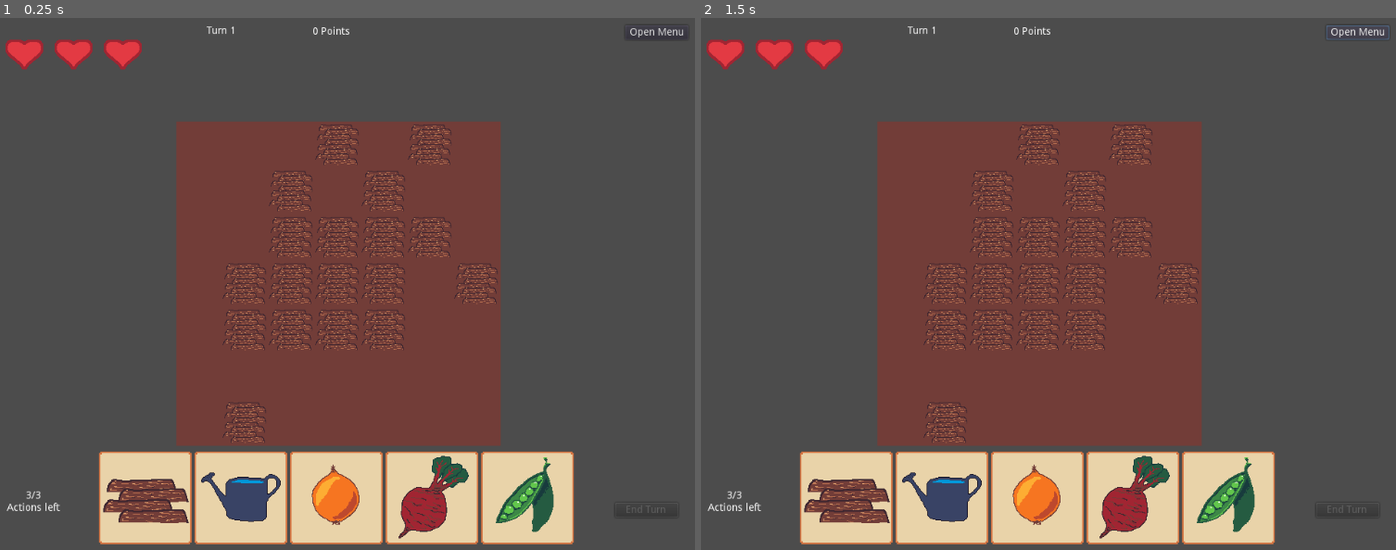
Above: before the commit, frames 1-2 (left to right).
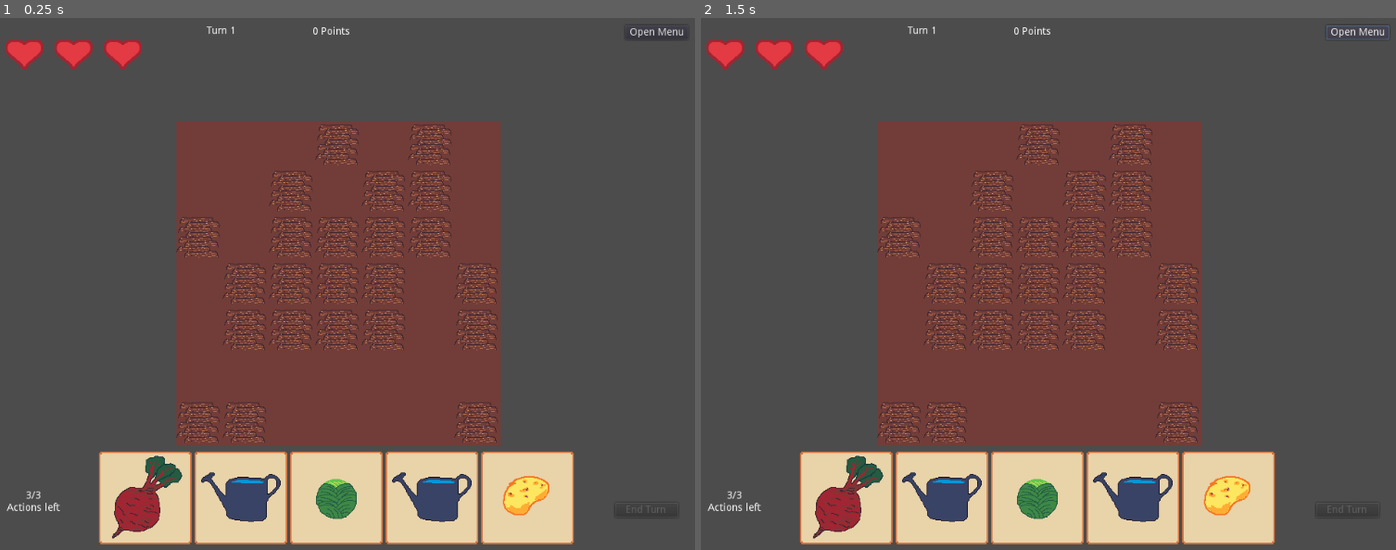
Above: after the commit, the same moments.

Repository: Rellikiox/Harvest-Season
Game: Godot game, scene res://Game.tscn
The game is run twice, just before and just after one commit, with the same random seed, the same clock (stepped at 60 frames per second) and the same inputs.
Inputs (mouse positions are in pixels of both pictures, inside the frame that each line leads up to):
- Up to frame 1 (0.25 s): no input
- Up to frame 2 (1.5 s): tap Enter at 0.5 s; move the mouse to (1201, 257) at 0.52 s; press the mouse at (1201, 257) at 0.53 s; release the mouse at (1201, 257) at 1.25 s; click "Open Menu" at 1.25 s

The runs differ from the first frame. In frame 1, 3.8% of the frame differs, in the area x 14-80%, y 28-98%; in frame 2, 3.8%.

Commit message:
Add Scythe
- Add Scythe: allows you to harvest crops, which gets you n_crops^2 points
- Hook points and turns to the UI

Diff:
--- a/Game.gd
+++ b/Game.gd
@@ -11,10 +11,12 @@
 # Engine Callbacks
 
 func _ready():
+	randomize()
 	$UI.connect('drag_position', self, '_on_card_drag')
 	$UI.connect('drop_position', self, '_on_card_drop')
 	$UI.connect('end_turn_button', $TurnManager, 'end_turn')
 	$Ground/Effects.connect('crop_death', $TurnManager, '_on_crop_death')
+	$Ground.connect('crops_harvested', $TurnManager, '_on_crop_harvested')
 
 	init_tilemaps()
 	$TurnManager.init(self, $UI)
@@ -23,7 +25,6 @@
 func _physics_process(delta):
 	if finished:
 		return
-	$UI.set_points(calculate_points())
 	highlight_crops()
 
 
@@ -86,7 +87,7 @@
 			$Ground.set_cell(x, y, GroundTiles.SOIL)
 
 	var extra_soil_placed = 0
-	while extra_soil_placed <= 8:
+	while extra_soil_placed <= 13:
 		var x = randi() % 7
 		var y = randi() % 7
 		if $Ground.get_cell(x, y) == GroundTiles.DIRT:
@@ -109,15 +110,6 @@
 
 # Gameplay Methods
 
-func calculate_points():
-	var potatoes = len($Ground.get_used_cells_by_id(GroundTiles.POTATO))
-	var onions = len($Ground.get_used_cells_by_id(GroundTiles.ONION))
-	var peas = len($Ground.get_used_cells_by_id(GroundTiles.PEAS))
-	var beets = len($Ground.get_used_cells_by_id(GroundTiles.BEET))
-	var cabbage = len($Ground.get_used_cells_by_id(GroundTiles.CABBAGE))
-	return potatoes + onions + peas + beets + cabbage
-
-
 func process_tiles():
 	var water_offsets = [
 		Vector2(1, 0), Vector2(0, 1), Vector2(-1, 0), Vector2(0, -1)
--- a/Global.gd
+++ b/Global.gd
@@ -2,7 +2,7 @@
 
 
 enum CardEnum {
-	NONE = -1, DIG_GROUND, PLACE_SPRINKLER, DELETE_TILE, WATERING_CAN,
+	NONE = -1, DIG_GROUND, PLACE_SPRINKLER, DELETE_TILE, WATERING_CAN, SCYTHE,
 	PLANT_POTATO, PLANT_ONION, PLANT_PEAS, PLANT_BEET, PLANT_CABBAGE
 }
 
--- a/Ground.gd
+++ b/Ground.gd
@@ -1,4 +1,6 @@
 extends TileMap
+
+signal crops_harvested
 
 
 var Crops = [
@@ -60,3 +62,15 @@
 			var crop_segment = get_adjacent_of_same_type(neighbour_cell)
 			for _cell in crop_segment:
 				$Effects.increase_water(_cell)
+
+
+func harvest_crops(cells):
+	if len(cells) == 0:
+		return
+
+	var type = get_cellv(cells[0])
+	for cell in cells:
+		set_cellv(cell, Global.GroundTileEnum.SOIL)
+		$Effects.set_cellv(cell, Global.EffectsEnum.EMPTY)
+
+	emit_signal('crops_harvested', type, len(cells))
--- a/cards/Cards.gd
+++ b/cards/Cards.gd
@@ -125,3 +125,17 @@
 
 	func place(cell:Vector2, ground:TileMap, effects:TileMap):
 		effects.increase_water(cell)
+
+
+
+
+class ScytheCanCard extends BaseCard:
+	var icon = preload('res://assets/scythe-icon.png')
+	var texture = preload('res://assets/scythe-card.png')
+
+	func can_be_placed(cell:Vector2, ground:TileMap):
+		return ground.cell_has_crop(cell)
+
+	func place(cell:Vector2, ground:TileMap, effects:TileMap):
+		var crops = ground.get_adjacent_of_same_type(cell)
+		ground.harvest_crops(crops)
--- a/cards/DeckManager.gd
+++ b/cards/DeckManager.gd
@@ -4,12 +4,17 @@
 var deck = [
 	Global.CardEnum.PLANT_BEET,
 	Global.CardEnum.PLANT_BEET,
+	Global.CardEnum.PLANT_BEET,
+	Global.CardEnum.PLANT_PEAS,
 	Global.CardEnum.PLANT_PEAS,
 	Global.CardEnum.PLANT_PEAS,
 	Global.CardEnum.PLANT_CABBAGE,
 	Global.CardEnum.PLANT_CABBAGE,
+	Global.CardEnum.PLANT_CABBAGE,
 	Global.CardEnum.PLANT_ONION,
 	Global.CardEnum.PLANT_ONION,
+	Global.CardEnum.PLANT_ONION,
+	Global.CardEnum.PLANT_POTATO,
 	Global.CardEnum.PLANT_POTATO,
 	Global.CardEnum.PLANT_POTATO,
 	Global.CardEnum.PLACE_SPRINKLER,
@@ -17,10 +22,12 @@
 	Global.CardEnum.WATERING_CAN,
 	Global.CardEnum.WATERING_CAN,
 	Global.CardEnum.WATERING_CAN,
+	Global.CardEnum.WATERING_CAN,
 	Global.CardEnum.DIG_GROUND,
 	Global.CardEnum.DIG_GROUND,
 	Global.CardEnum.DIG_GROUND,
-	Global.CardEnum.DELETE_TILE
+	Global.CardEnum.SCYTHE
+#	Global.CardEnum.DELETE_TILE
 ]
 
 var draw_pile = []
@@ -28,7 +35,6 @@
 var discard_pile = []
 
 func _init():
-	randomize()
 	draw_pile = deck.duplicate()
 	draw_pile.shuffle()
 
--- a/cards/TurnManager.gd
+++ b/cards/TurnManager.gd
@@ -11,6 +11,8 @@
 
 var actions_left = 0
 var lives_left = 0
+var points = 0
+var turns = 0
 
 
 func init(_game, _ui):
@@ -18,6 +20,7 @@
 	Game = _game
 	UI = _ui
 	Deck = DeckManager.new()
+	UI.set_points(0)
 	trigger_turn_start()
 	replenish_actions()
 
@@ -45,8 +48,15 @@
 
 func trigger_turn_start():
 	var new_cards = Deck.draw_cards(5)
+	turns += 1
+	UI.set_turns(turns)
 	UI.set_cards(new_cards)
 	UI.enable_end_turn(false)
+
+
+func _on_crop_harvested(type, amount):
+	points += pow(amount, 2)
+	UI.set_points(points)
 
 
 func _on_crop_death():
--- a/ui/Card.gd
+++ b/ui/Card.gd
@@ -39,6 +39,8 @@
 			card = Cards.DeleteTileCard.new()
 		Global.CardEnum.WATERING_CAN:
 			card = Cards.WateringCanCard.new()
+		Global.CardEnum.SCYTHE:
+			card = Cards.ScytheCanCard.new()
 
 	$CardTexture.texture = card.texture
 
--- a/ui/Game_UI.gd
+++ b/ui/Game_UI.gd
@@ -29,6 +29,10 @@
 
 func set_actions(left, total):
 	$HUD/Actions.text = '%d/%d\nActions left' % [left, total]
+
+
+func set_turns(turns):
+	$HUD/Turns.text = 'Turn %d' % turns
 
 
 func discard_cards():
Binary file changed: assets/card.aseprite
Binary file added: assets/scythe-card.png
Not shown, added: assets/scythe-card.png.import
Binary file added: assets/scythe-icon.png
Not shown, added: assets/scythe-icon.png.import
